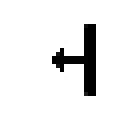
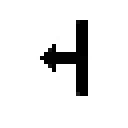
Before/after of a 128 × 128 layered artwork. What changed in the layer stack:
painted on "Pan east" over [40, 20, 96, 96]
